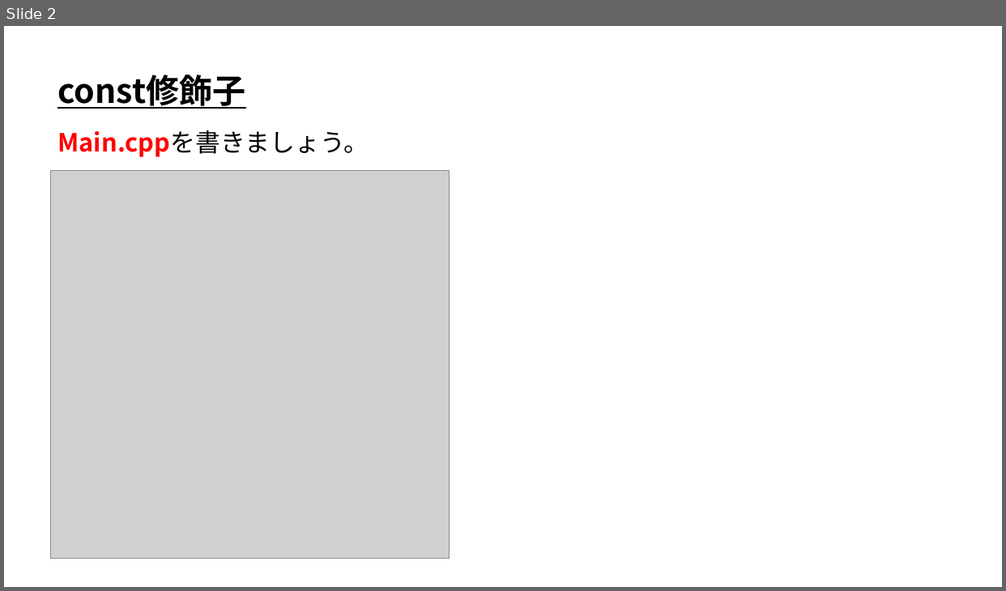
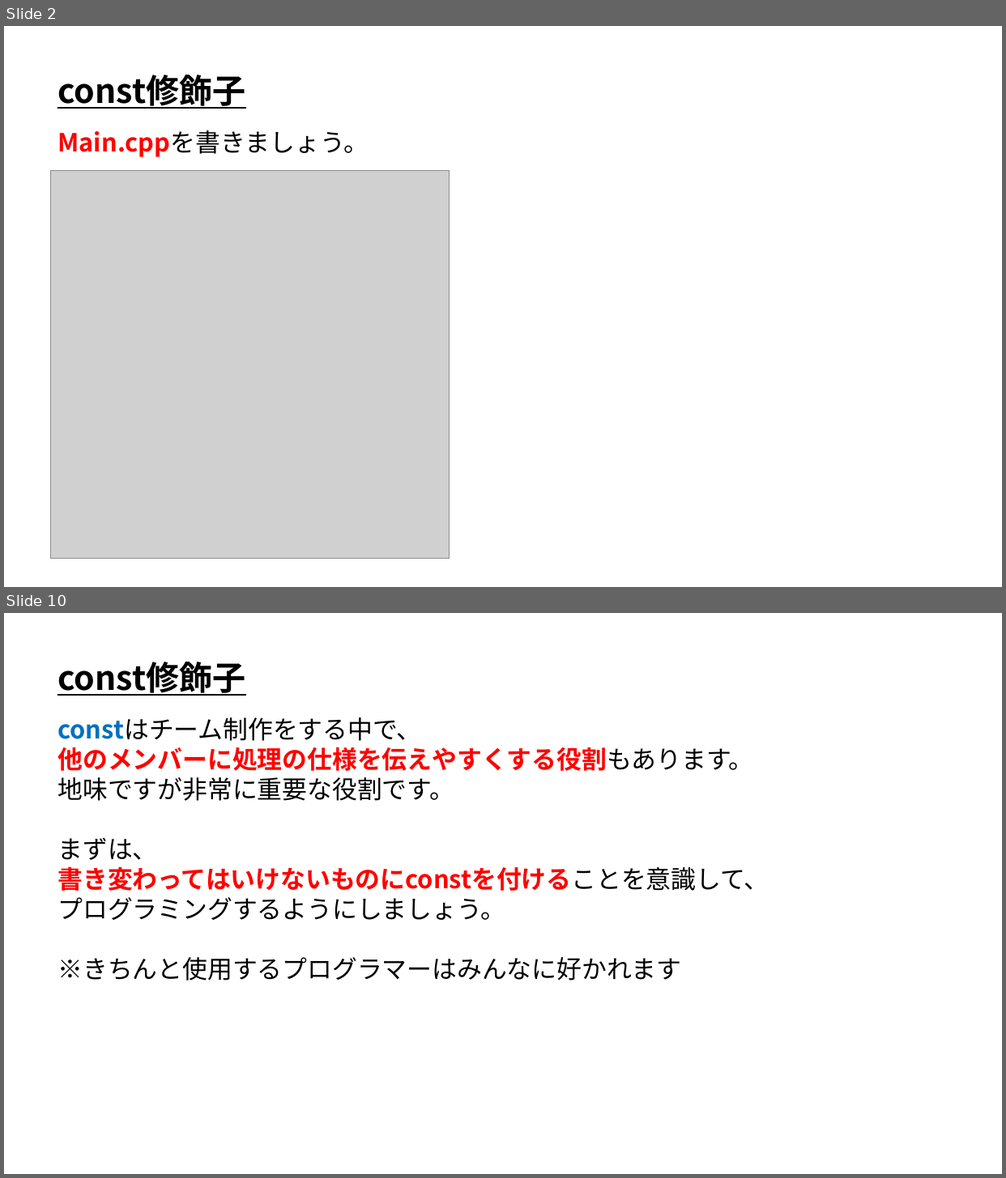
Before and after one commit to ArakiYusuke-Ohara/Textbook, a slide deck: ゲーム科1年/00_前期/プログラミングⅡ/18_const修飾子.pptx. Shown one above the other, each under a label of ours: slide 2 before the commit, slides 2 and 10 after it; the slides between them are not shown. The pictures are 1006x591 and 1006x1178 pixels, drawn with LibreOffice and Linux fonts; fonts in the diff are those of the drawing; grey boxes stand for pictures. Boxes give left, top, right and bottom in pixels: in the first picture for what was removed or moved away, otherwise in the second. Text is boxed around its words. In the diff, an @@ line names an element or a change of style, - is before the commit and + after.

```diff
--- a/ゲーム科1年/00_前期/プログラミングⅡ/18_const修飾子.pptx
+++ b/ゲーム科1年/00_前期/プログラミングⅡ/18_const修飾子.pptx
@@ slide 10 added at <box>4,613,1002,1174</box>, background #FFFFFF @@
@@ text added at <box>57,662,245,696</box>, 32 pt, text #000000, bold, underline @@
+const修飾子
@@ text added at <box>57,717,769,981</box>, 24 pt, text #000000 @@
+constはチーム制作をする中で、
+他のメンバーに処理の仕様を伝えやすくする役割もあります。
+地味ですが非常に重要な役割です。
+まずは、
+書き変わってはいけないものにconstを付けることを意識して、
+プログラミングするようにしましょう。
+※きちんと使用するプログラマーはみんなに好かれます
```
Also in this commit, not shown: 3 slides changed, 5 other slides added, 1 other file.
